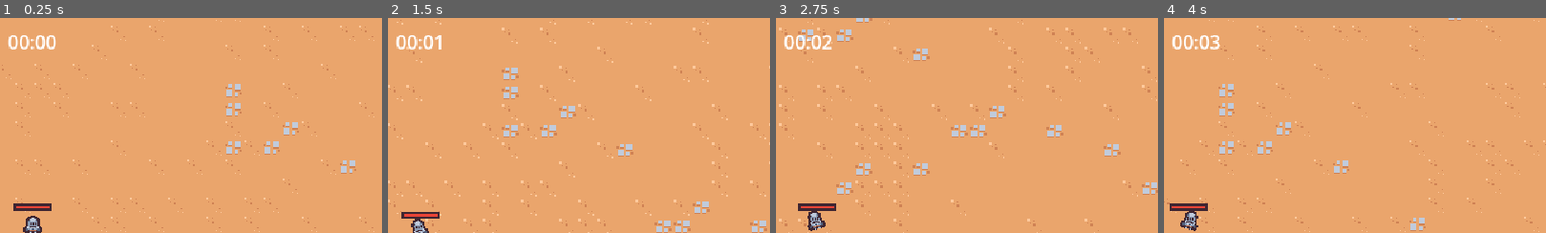
Above: before the commit, frames 1-4 (left to right).
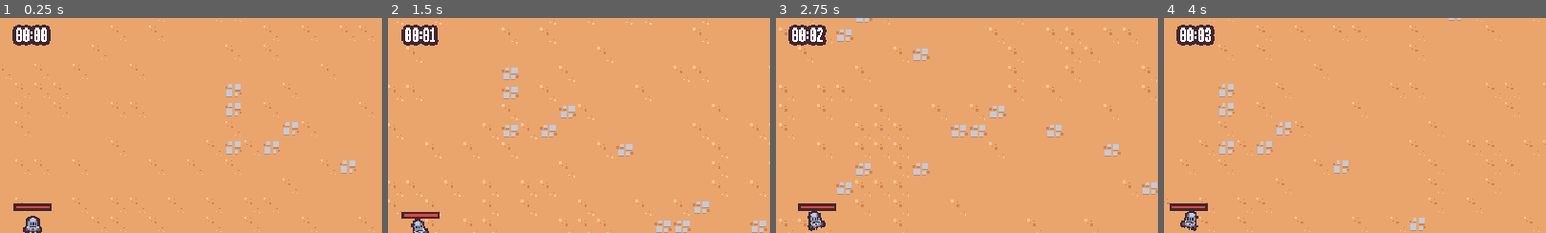
Above: after the commit, the same moments.

Repository: jrenato/dungeon_survival
Game: Godot game, scene res://src/world/levels/level.tscn
Same seed, same stepped clock (60 frames per second), same inputs: the game is played once before the commit and once after it.
Inputs (mouse positions are % of the whole screen's width and height, from its top left):
- Up to frame 1 (0.25 s): no input
- Up to frame 2 (1.5 s): tap Enter at 0.5 s; move the mouse to (72, 45) at 0.52 s; press the mouse at (72, 45) at 0.53 s; hold D (move_right) 0.53-1.28 s; move the mouse to (30, 55) at 1.27 s; release the mouse at (30, 55) at 1.28 s; hold S (move_down) from 1.28 s (still down); click (30, 55) at 1.35 s
- Up to frame 3 (2.75 s): move the mouse to (60, 28) at 2.02 s; release S (move_down) at 2.03 s; press the mouse at (60, 28) at 2.03 s; hold D (move_right) from 2.03 s (still down)
- Up to frame 4 (4 s): move the mouse to (45, 70) at 2.77 s; release D (move_right) at 2.78 s; release the mouse at (45, 70) at 2.78 s; hold W (move_up) 2.78-3.53 s; click (45, 70) at 2.85 s; move the mouse to (80, 65) at 3.52 s; press the mouse at (80, 65) at 3.53 s; hold A (move_left) from 3.53 s (still down)
The pictures show only the part of the screen within x 46-96%, y 0-50%; the shares and areas given below are measured in that part.

The runs differ from the first frame. In frame 1, 1.1% of the frame differs, in the area x 2-15%, y 3-15%; in frame 2, 1.0%; in frame 3, 1.1%; in frame 4, 1.1%.

Commit message:
Added theme and font

Diff:
--- a/project.godot
+++ b/project.godot
@@ -30,6 +30,10 @@
 window/size/window_width_override=1280
 window/size/window_height_override=720
 window/stretch/mode="viewport"
+
+[gui]
+
+theme/custom="res://resources/theme/theme.tres"
 
 [input]
 
--- /dev/null
+++ b/resources/theme/theme.tres
@@ -0,0 +1,7 @@
+[gd_resource type="Theme" load_steps=2 format=3 uid="uid://lra6fjo165x7"]
+
+[ext_resource type="FontFile" uid="uid://bwh6dh517lvad" path="res://resources/theme/Rockboxcond12.ttf" id="1_odp1a"]
+
+[resource]
+default_font = ExtResource("1_odp1a")
+default_font_size = 16
--- a/src/ui/arena_ui.tscn
+++ b/src/ui/arena_ui.tscn
@@ -19,4 +19,6 @@
 layout_mode = 2
 size_flags_horizontal = 4
 size_flags_vertical = 0
+theme_override_colors/font_outline_color = Color(0.247059, 0.14902, 0.192157, 1)
+theme_override_constants/outline_size = 10
 text = "Test"
Binary file added: resources/theme/Rockboxcond12.ttf
Not shown, added: resources/theme/Rockboxcond12.ttf.import
